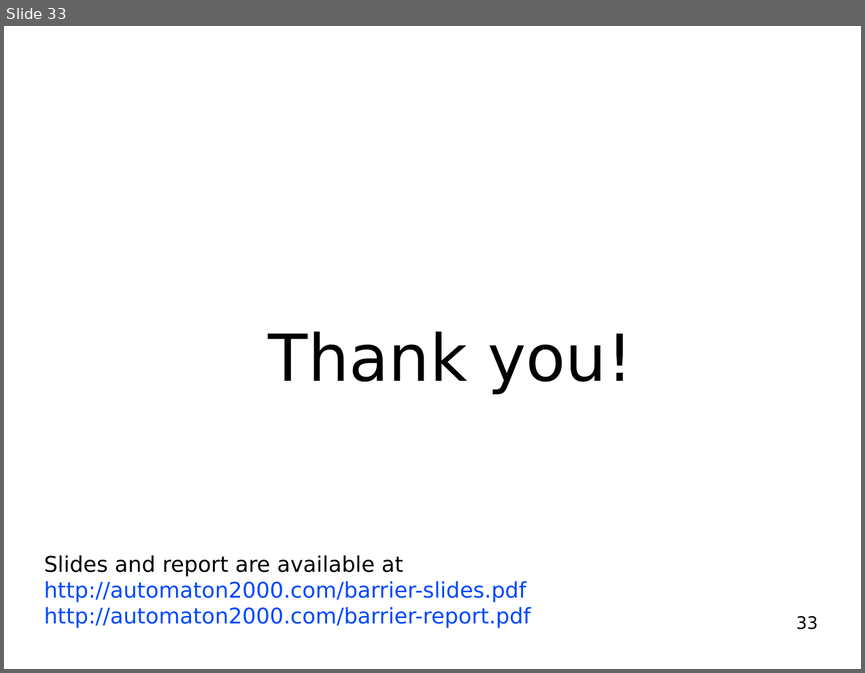
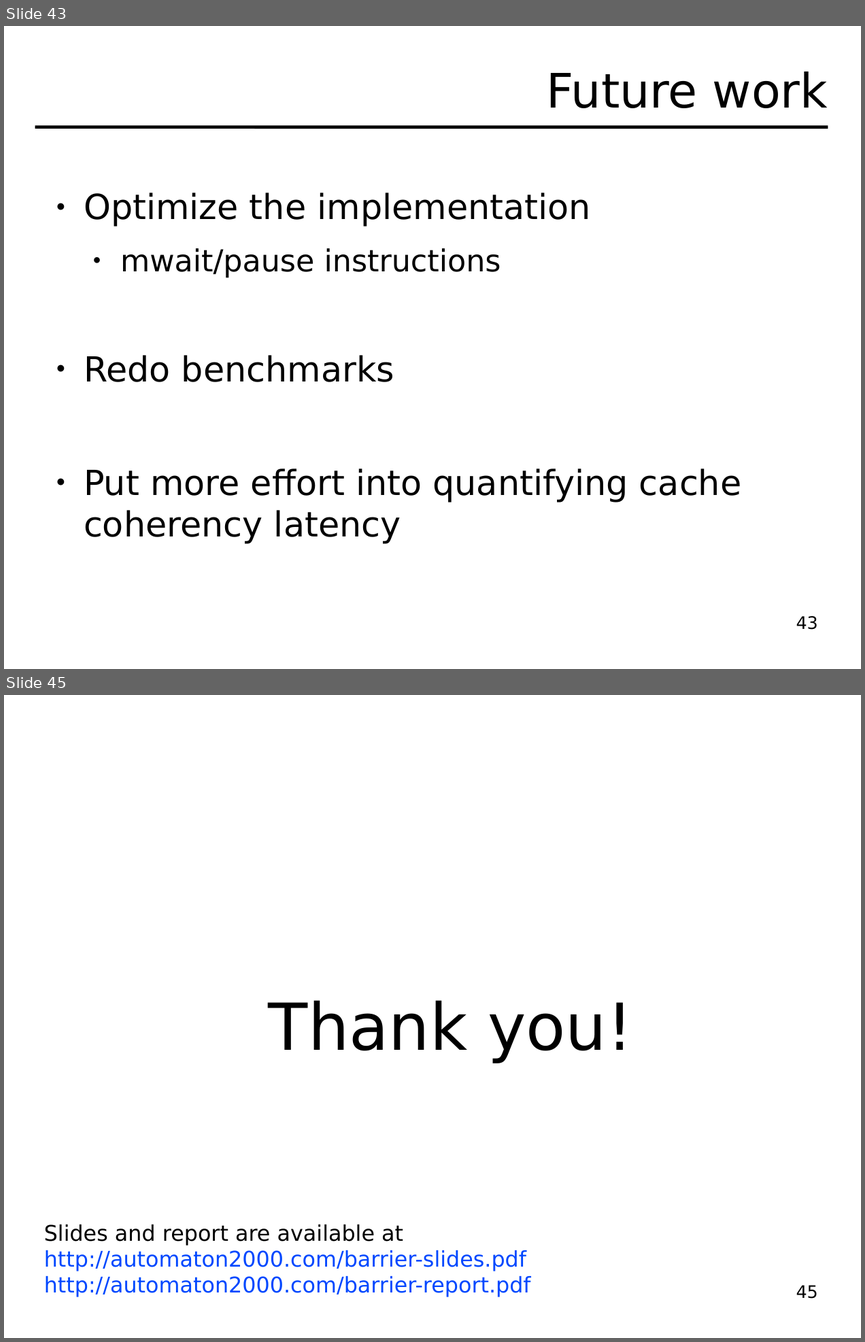
Before and after one commit to hydroo/minor-thesis-barriers, a slide deck: presentation/slides.odp. Shown one above the other, each under a label of ours: slide 33 before the commit, slides 43 and 45 after it; the slides between them are not shown. The pictures are 865x673 and 865x1342 pixels, drawn with LibreOffice and Linux fonts; fonts in the diff are those of the drawing. Boxes give left, top, right and bottom in pixels: in the first picture for what was removed or moved away, otherwise in the second. Text is boxed around its words. In the diff, an @@ line names an element or a change of style, - is before the commit and + after.

```diff
--- a/presentation/slides.odp
+++ b/presentation/slides.odp
@@ slide 43 added at (4, 26, 861, 669), background #FFFFFF @@
@@ title added at (546, 72, 827, 108), 44 pt, text #000000 @@
+Future work
@@ line added from (35, 127) to (828, 127), #000000 2.89 pt @@
@@ text added at (84, 193, 741, 544), 32 pt, text #000000 @@
+● Optimize the implementation
+  ● mwait/pause instructions
+● Redo benchmarks
+● Put more effort into quantifying cache coherency latency
@@ page number added at (796, 616, 818, 630), 16 pt, text #000000 @@
+43
@@ what was slide 33 is now slide 45 @@
@@ page number at (796, 1285, 818, 1299): text changed @@
-33
+45
```
Also in this commit, not shown: 3 slides changed, 11 other slides added, 3 other files.
